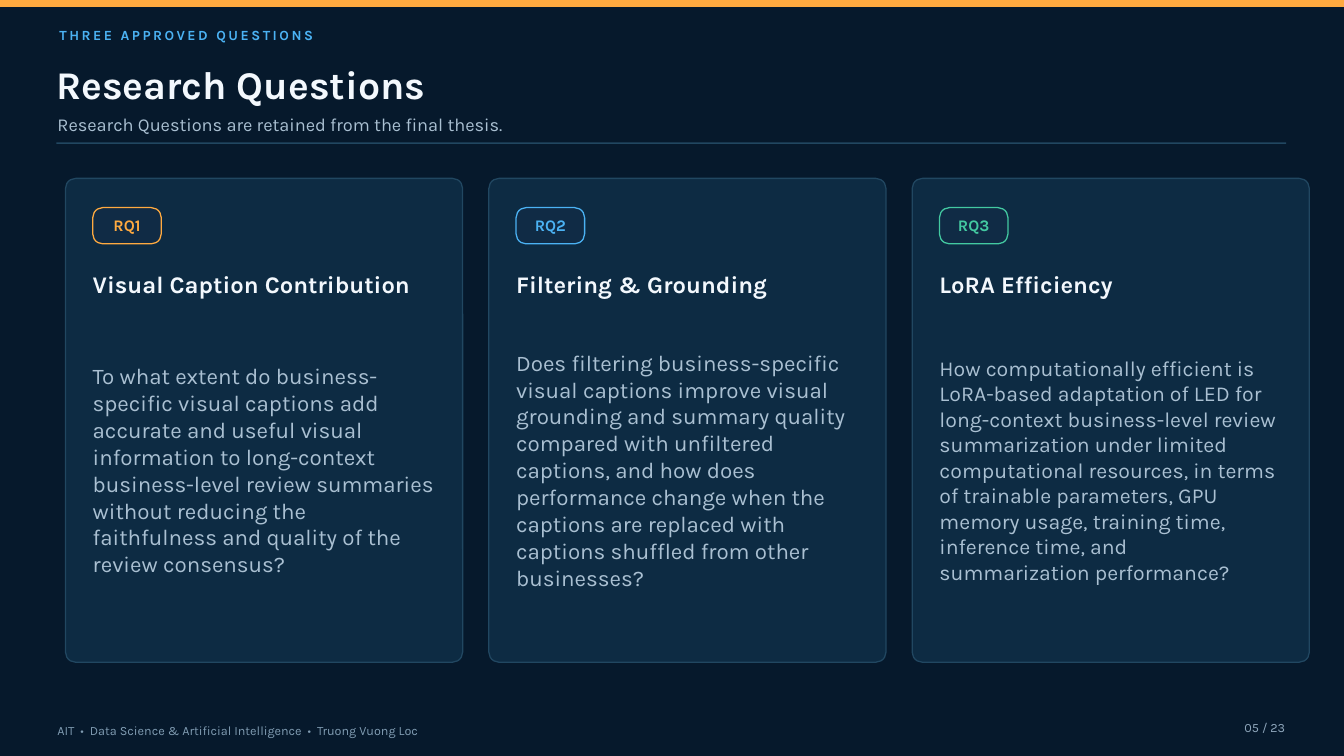
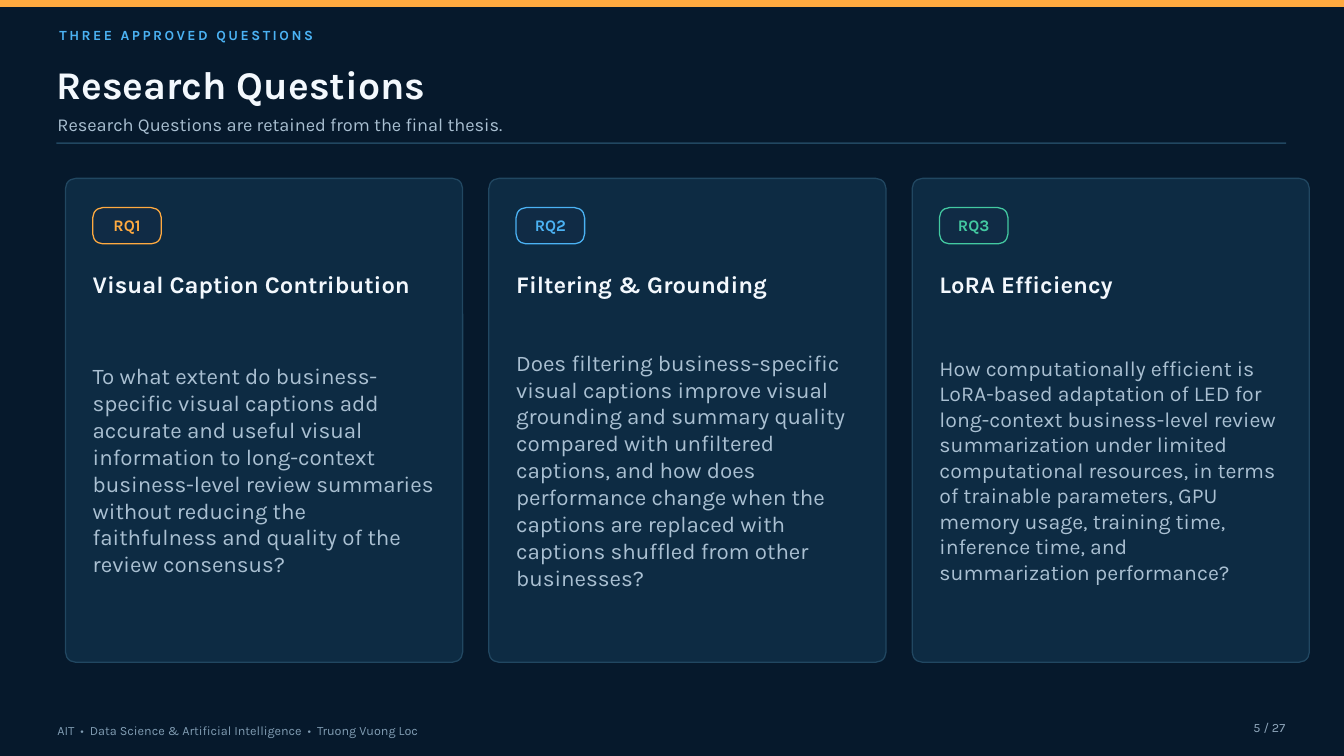
Before and after one commit to vltruong01/restaurant-summarization-thesis, a slide deck: slide 5 of thesis/thesis_slides.pptx. Drawn at 1344x756 pixels with LibreOffice and Linux fonts; fonts in the diff are those of the drawing. Boxes give left, top, right and bottom in pixels: in the first picture for what was removed or moved away, otherwise in the second. Text is boxed around its words. In the diff, an @@ line names an element or a change of style, - is before the commit and + after.

```diff
--- a/thesis/thesis_slides.pptx
+++ b/thesis/thesis_slides.pptx
@@ text at <box>1253,724,1285,732</box>: text changed @@
-05 / 23
+5 / 27
```
Also in this commit, not shown: 20 other slides changed, 5 slides added, 1 slide removed, 7 other files.
